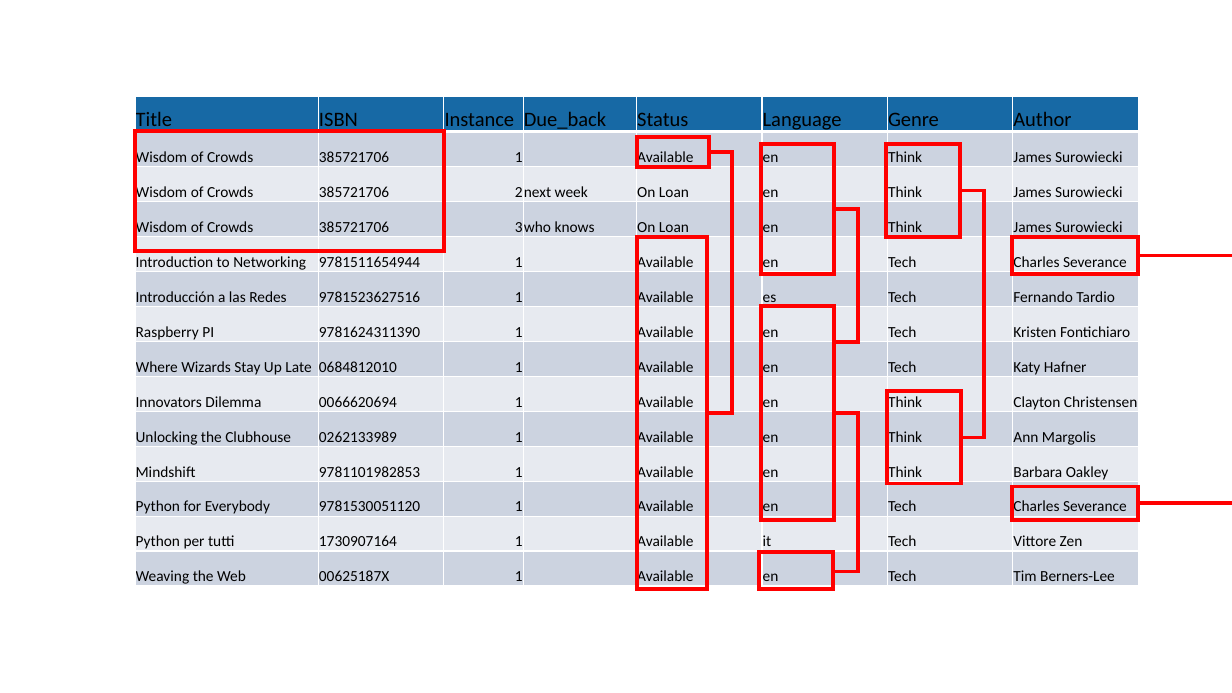
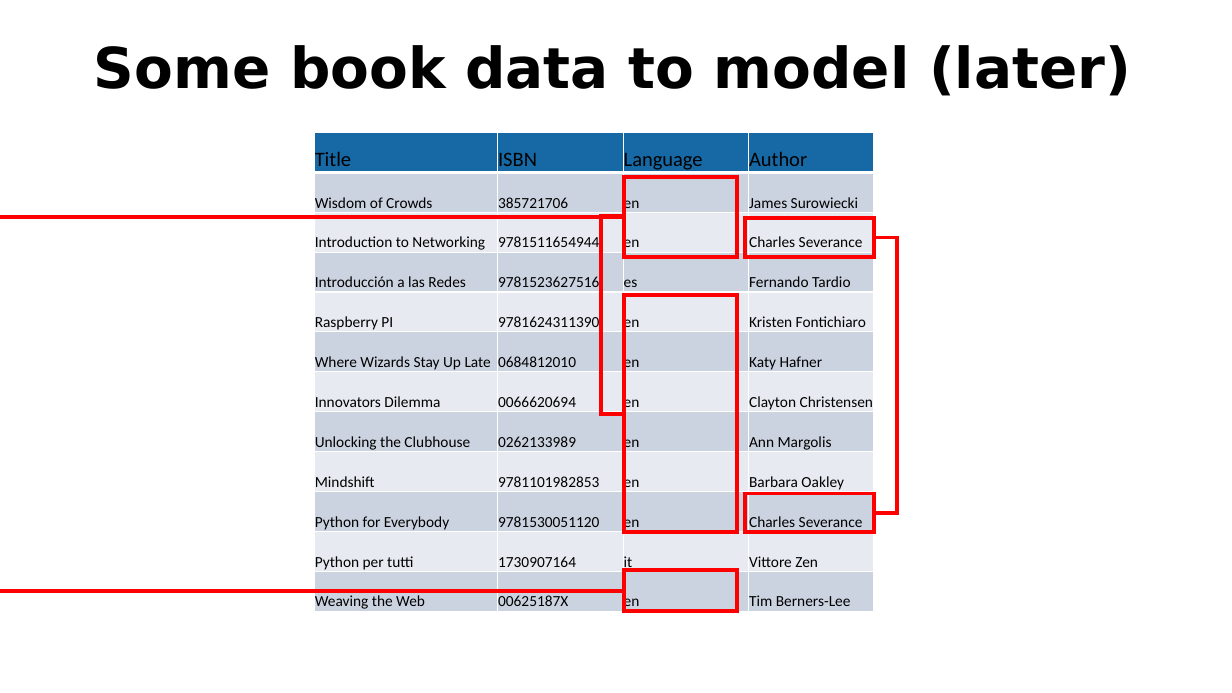
Before and after one commit to csev/pg4e, a slide deck: slide 51 of lectures/07-DenoKV.pptx (slide 52 before the commit). Drawn at 1232x693 pixels with LibreOffice and Linux fonts; fonts in the diff are those of the drawing. Boxes give left, top, right and bottom in pixels: in the first picture for what was removed or moved away, otherwise in the second. Text is boxed around its words. In the diff, an @@ line names an element or a change of style, - is before the commit and + after.

```diff
--- a/lectures/07-DenoKV.pptx
+++ b/lectures/07-DenoKV.pptx
@@ title added at bbox=[94, 45, 1131, 96], 44 pt, text #000000, bold @@
+Some book data to model (later)
@@ rectangle removed at bbox=[135, 131, 444, 251] @@
@@ table at bbox=[314, 132, 874, 615] @@
-Title | ISBN | Instance | Due_back | Status | Language | Genre | Author
-Wisdom of Crowds | 385721706 | 1 |  | Available | en | Think | James Surowiecki
-Wisdom of Crowds | 385721706 | 2 | next week | On Loan | en | Think | James Surowiecki
-Wisdom of Crowds | 385721706 | 3 | who knows | On Loan | en | Think | James Surowiecki
-Introduction to Networking | 9781511654944 | 1 |  | Available | en | Tech | Charles Severance
-Introducción a las Redes | 9781523627516 | 1 |  | Available | es | Tech | Fernando Tardio
-Raspberry PI | 9781624311390 | 1 |  | Available | en | Tech | Kristen Fontichiaro
-Where Wizards Stay Up Late | 0684812010 | 1 |  | Available | en | Tech | Katy Hafner
-Innovators Dilemma | 0066620694 | 1 |  | Available | en | Think | Clayton Christensen
-Unlocking the Clubhouse | 0262133989 | 1 |  | Available | en | Think | Ann Margolis
-Mindshift | 9781101982853 | 1 |  | Available | en | Think | Barbara Oakley
-Python for Everybody | 9781530051120 | 1 |  | Available | en | Tech | Charles Severance
-Python per tutti | 1730907164 | 1 |  | Available | it | Tech | Vittore Zen
-Weaving the Web | 00625187X | 1 |  | Available | en | Tech | Tim Berners-Lee
+Title | ISBN | Language | Author
+Wisdom of Crowds | 385721706 | en | James Surowiecki
+Introduction to Networking | 9781511654944 | en | Charles Severance
+Introducción a las Redes | 9781523627516 | es | Fernando Tardio
+Raspberry PI | 9781624311390 | en | Kristen Fontichiaro
+Where Wizards Stay Up Late | 0684812010 | en | Katy Hafner
+Innovators Dilemma | 0066620694 | en | Clayton Christensen
+Unlocking the Clubhouse | 0262133989 | en | Ann Margolis
+Mindshift | 9781101982853 | en | Barbara Oakley
+Python for Everybody | 9781530051120 | en | Charles Severance
+Python per tutti | 1730907164 | it | Vittore Zen
+Weaving the Web | 00625187X | en | Tim Berners-Lee
@@ table: place and size @@
-table at bbox=[135, 97, 1140, 590]
+table at bbox=[314, 132, 874, 615]
@@ rectangle removed at bbox=[886, 144, 960, 237] @@
@@ rectangle: place and size @@
-rectangle at bbox=[637, 138, 709, 168]
+rectangle at bbox=[624, 177, 737, 257]
@@ elbow line moved from (708, 413) - (709, 152) to (626, 414) - (624, 217) @@
@@ elbow line added from (624, 591) to (624, 217), #FF0000 3 pt @@
@@ rectangle: place and size @@
-rectangle at bbox=[761, 144, 835, 274]
+rectangle at bbox=[745, 218, 874, 257]
@@ elbow line removed from (834, 410) to (835, 210) @@
@@ elbow line moved from (961, 437) - (960, 190) to (874, 513) - (875, 238) @@
@@ elbow line removed from (1139, 504) to (1139, 256) @@
@@ rectangle: place and size @@
-rectangle at bbox=[637, 237, 708, 589]
+rectangle at bbox=[624, 296, 737, 532]
@@ rectangle removed at bbox=[761, 306, 835, 519] @@
@@ elbow line removed from (834, 589) to (835, 413) @@
@@ rectangle removed at bbox=[887, 391, 961, 483] @@
@@ rectangle: place and size @@
-rectangle at bbox=[760, 552, 834, 589]
+rectangle at bbox=[745, 494, 874, 532]
@@ rectangle removed at bbox=[1012, 487, 1139, 520] @@
@@ rectangle: place and size @@
-rectangle at bbox=[1012, 237, 1139, 274]
+rectangle at bbox=[624, 570, 737, 612]
```
Also in this commit, not shown: 9 other slides changed, 4 slides added, 5 slides removed, 1 other file.
